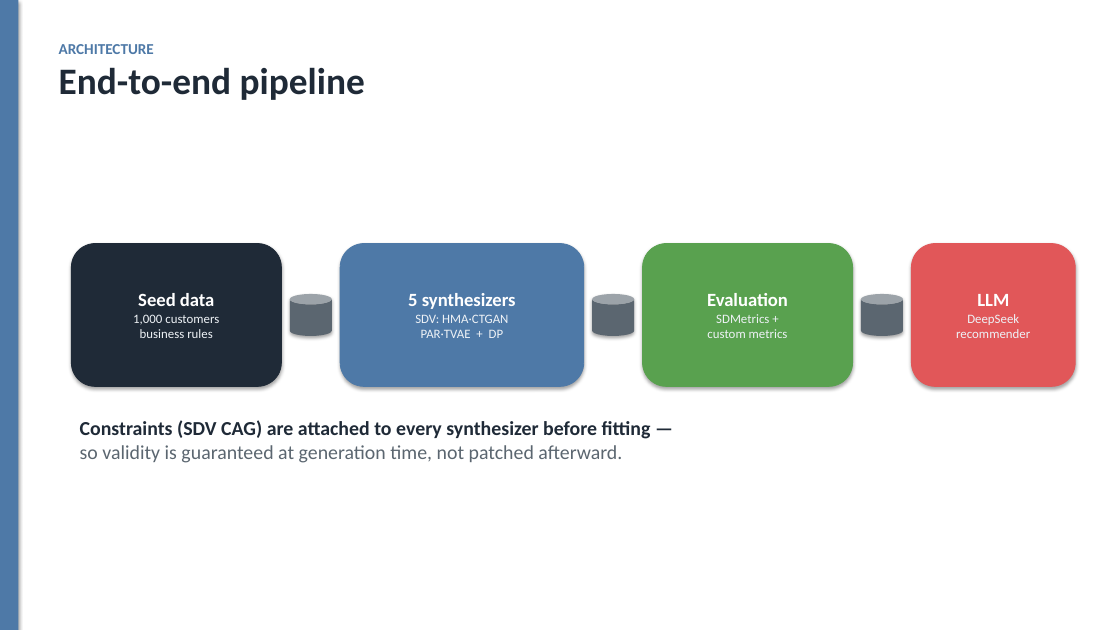
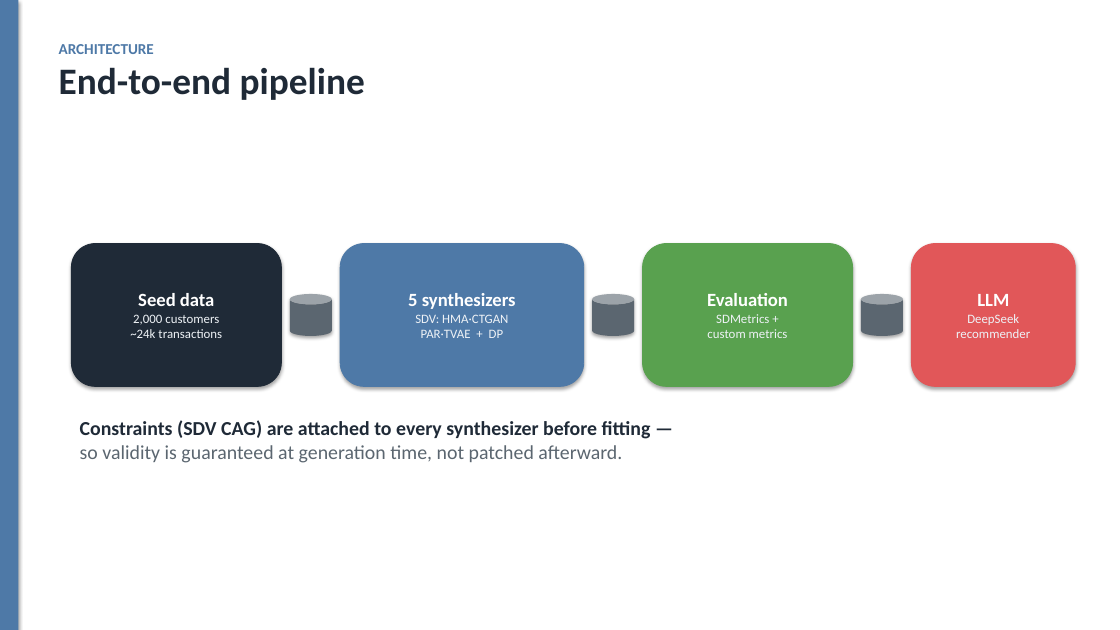
Before and after one commit to dylanwang2111/synthetic_data_gen, a slide deck: slide 3 of slides.pptx. Drawn at 1120x630 pixels with LibreOffice and Linux fonts; fonts in the diff are those of the drawing. Boxes give left, top, right and bottom in pixels: in the first picture for what was removed or moved away, otherwise in the second. Text is boxed around its words. In the diff, an @@ line names an element or a change of style, - is before the commit and + after.

```diff
--- a/slides.pptx
+++ b/slides.pptx
@@ text in rounded rectangle at (x1=130, y1=314, x2=222, y2=338): text changed @@
-1,000 customers
-business rules
+2,000 customers
+~24k transactions
```
Also in this commit, not shown: 6 other slides changed, 1 slide added, 37 other files.
